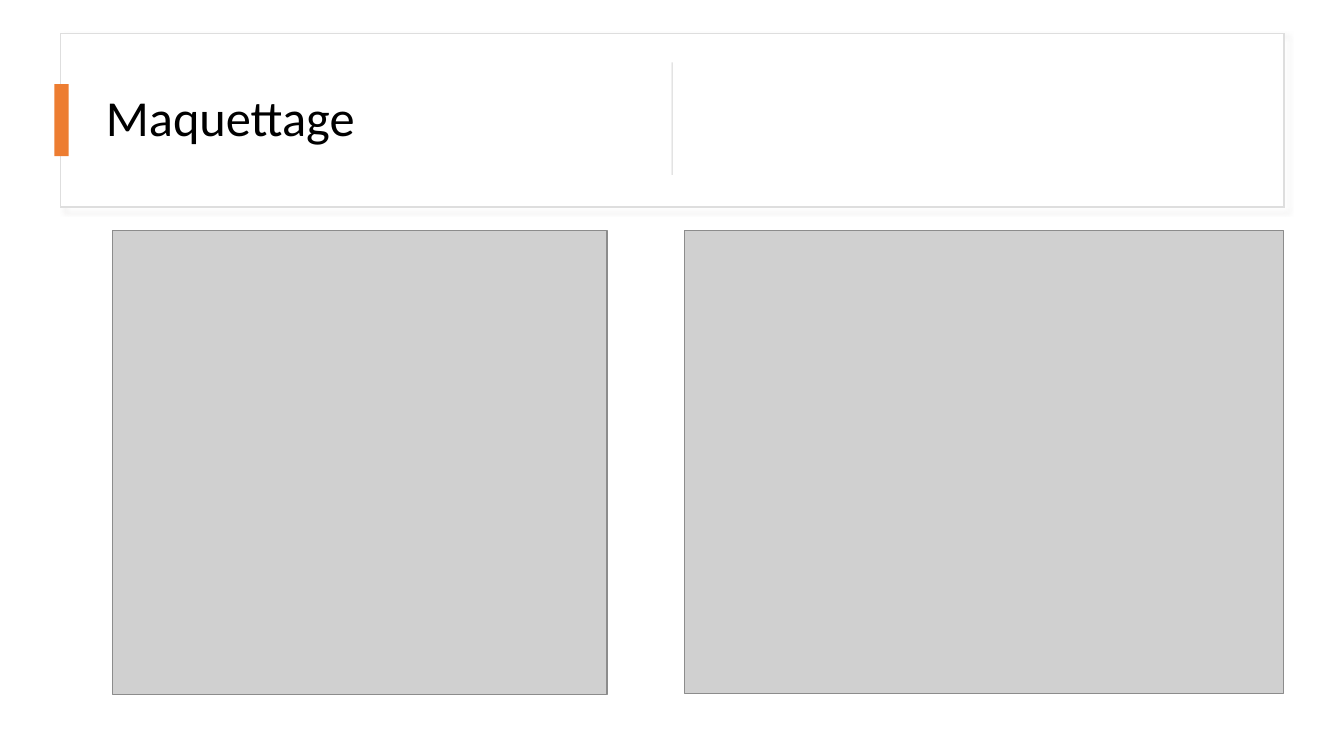
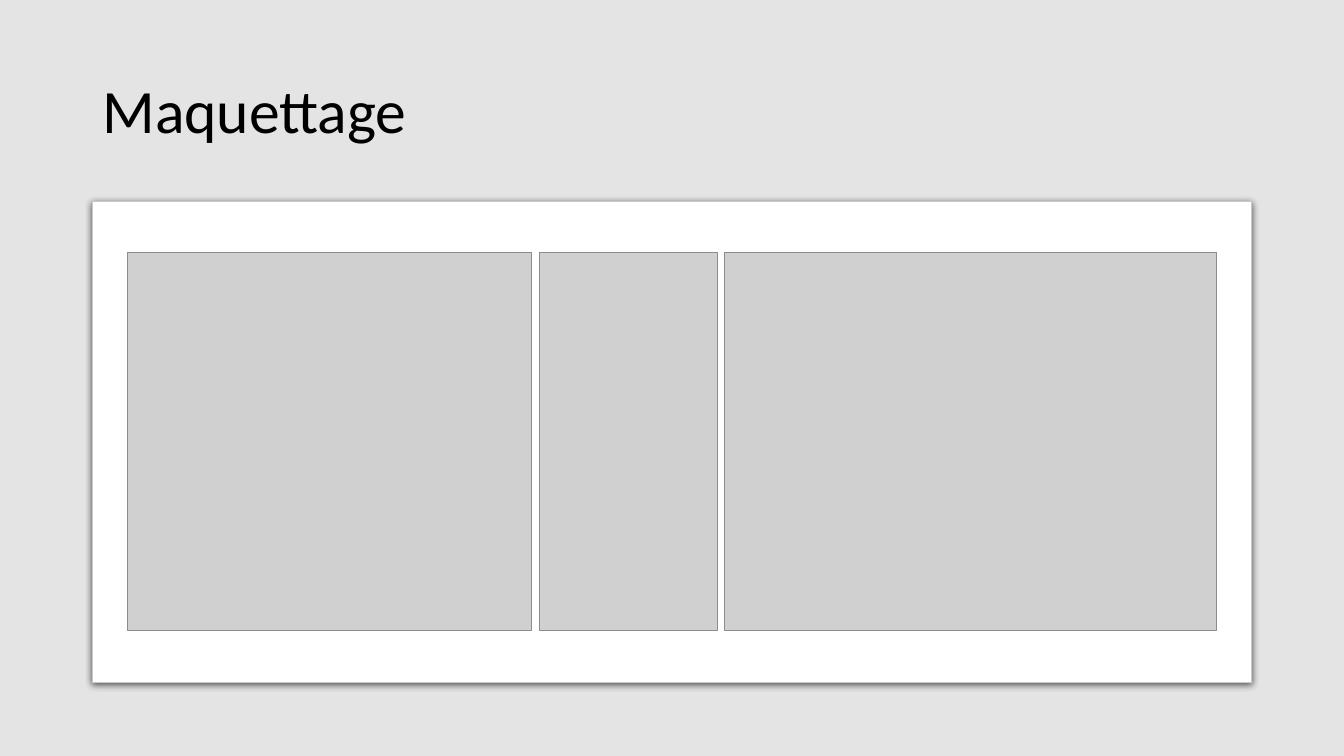
Before and after one commit to KrouriB/ProjetFightingGame, a slide deck: slide 12 of The Litlle Fighting.pptx (slide 19 before the commit). Drawn at 1344x756 pixels with LibreOffice and Linux fonts; fonts in the diff are those of the drawing; grey boxes stand for pictures. Boxes give left, top, right and bottom in pixels: in the first picture for what was removed or moved away, otherwise in the second. Text is boxed around its words. In the diff, an @@ line names an element or a change of style, - is before the commit and + after.

```diff
--- a/The Litlle Fighting.pptx
+++ b/The Litlle Fighting.pptx
@@ rectangle added at [0,0,1344,756], fill #D9D9D9 at 70% opacity @@
@@ rectangle removed at [60,33,1285,207] @@
@@ title "Maquettage" at [102,93,406,144]: size 36 to 44 pt @@
@@ rectangle removed at [54,85,69,157] @@
@@ rectangle removed at [672,62,673,175] @@
@@ rounded rectangle added at [93,202,1252,683], fill #FFFFFF, outline #C8CACA 0.75 pt @@
@@ picture: place and size @@
-picture at [113,231,607,695]
+picture at [128,253,532,632]
@@ picture added at [539,253,718,632] @@
@@ picture: place and size @@
-picture at [685,230,1284,693]
+picture at [725,253,1217,632]
```
Also in this commit, not shown: 1 other slide changed, 8 slides added, 2 slides removed, 1 other file.
